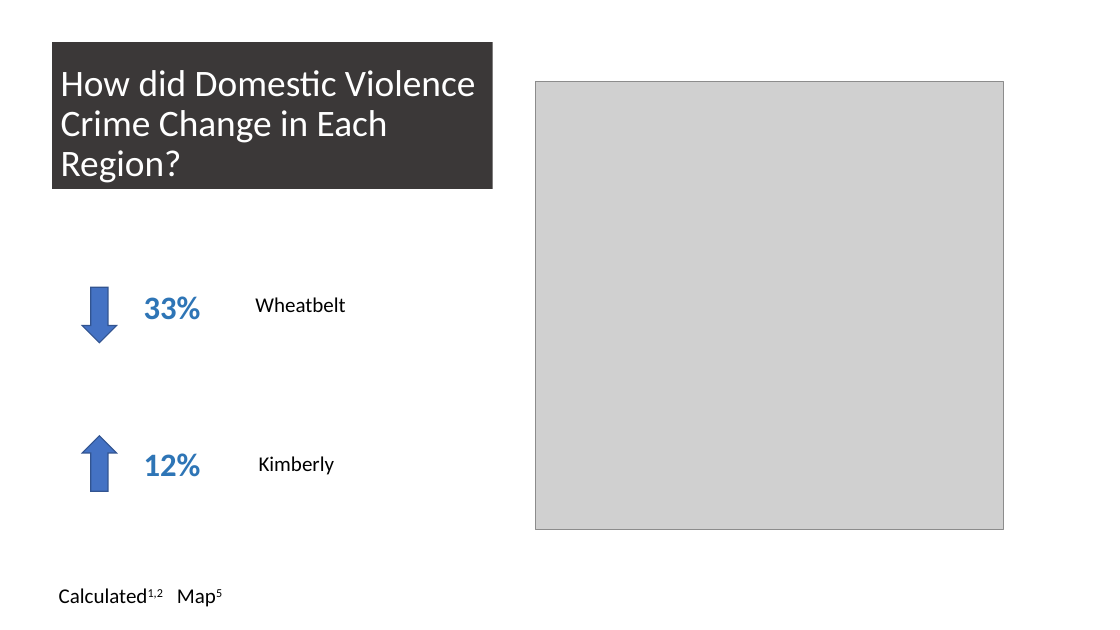
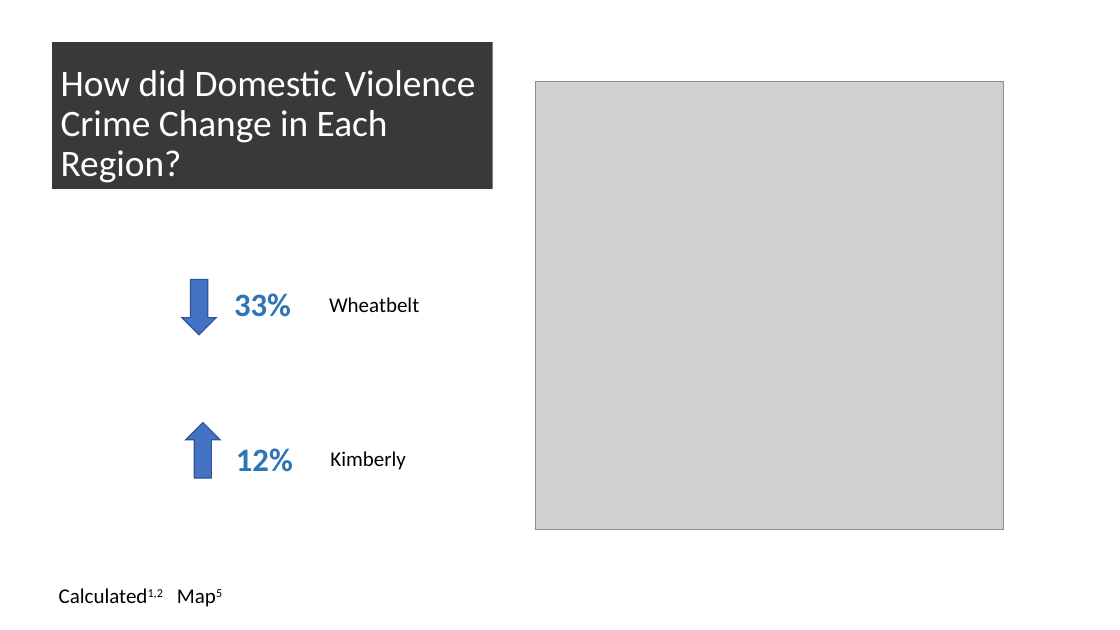
Before and after one commit to FernB/WACrimeRatesCovid19, a slide deck: slide 6 of Presentation1.pptx. Drawn at 1120x630 pixels with LibreOffice and Linux fonts; fonts in the diff are those of the drawing; grey boxes stand for pictures. Boxes give left, top, right and bottom in pixels: in the first picture for what was removed or moved away, otherwise in the second. Text is boxed around its words. In the diff, an @@ line names an element or a change of style, - is before the commit and + after.

```diff
--- a/Presentation1.pptx
+++ b/Presentation1.pptx
@@ down arrow: place and size @@
-down arrow at (82,287,117,343)
+down arrow at (182,280,217,335)
@@ text "33%": place and size @@
-text "33%" at (144,296,201,320)
+text "33%" at (234,293,291,317)
@@ text "Wheatbelt": place and size @@
-text "Wheatbelt" at (255,297,345,312)
+text "Wheatbelt" at (329,297,419,312)
@@ down arrow: place and size @@
-down arrow at (82,436,117,492)
+down arrow at (186,423,220,478)
@@ text "12%": place and size @@
-text "12%" at (144,453,201,477)
+text "12%" at (236,448,293,472)
@@ text "Kimberly": place and size @@
-text "Kimberly" at (259,456,335,475)
+text "Kimberly" at (330,451,406,470)
```
Also in this commit, not shown: 2 other slides changed.
